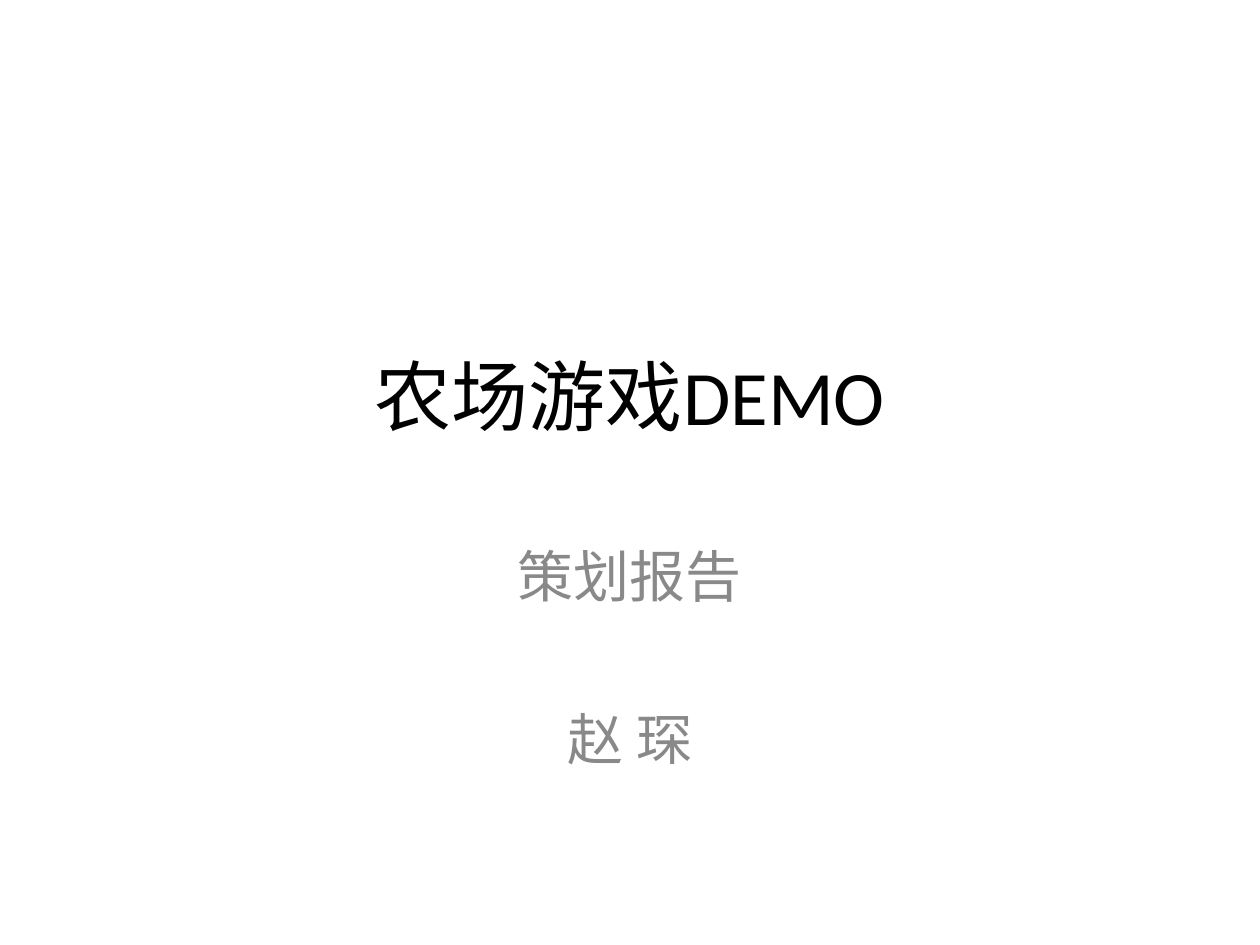
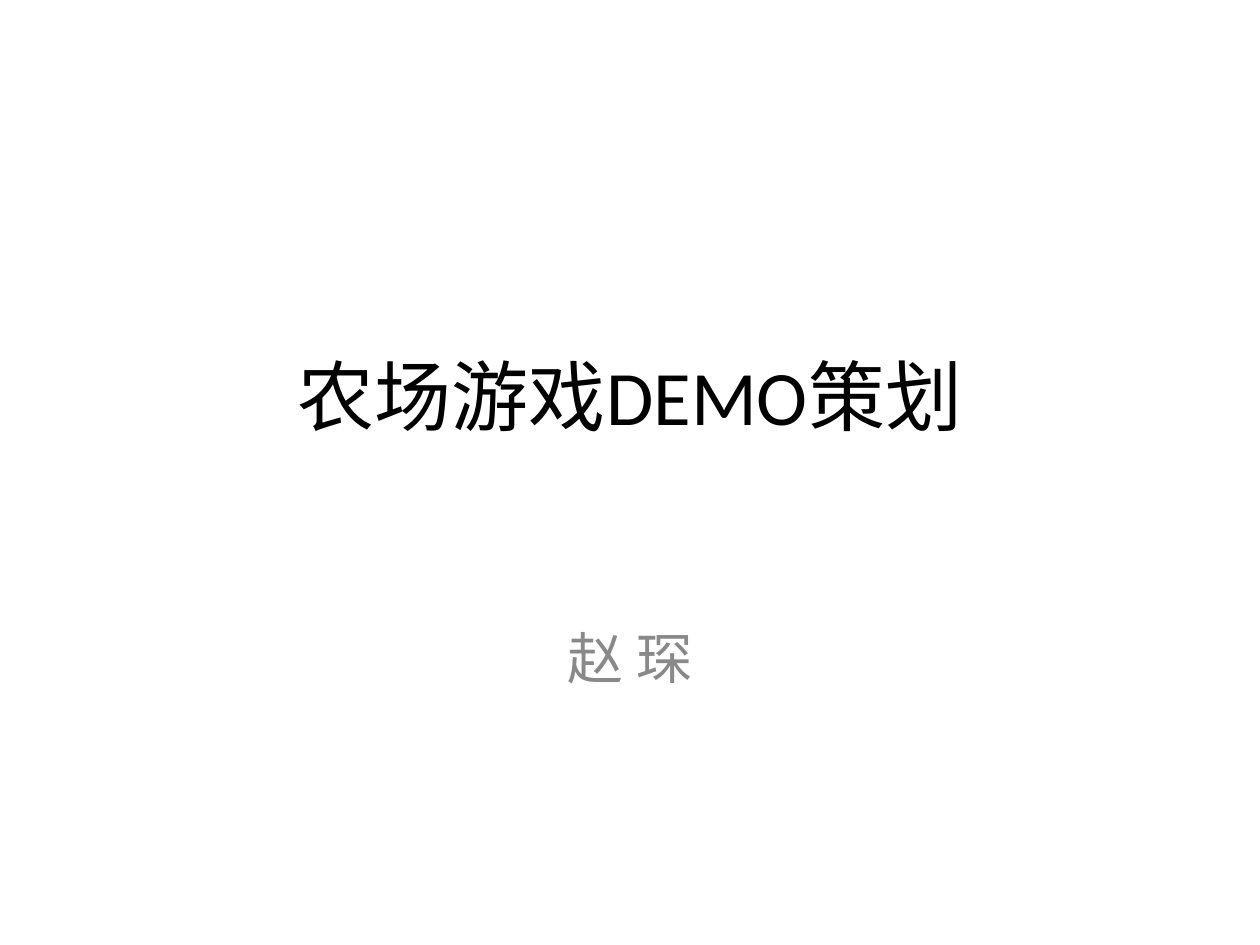
Before and after one commit to sativa/graduate2011, a slide deck: slide 1 of 策划/策划.ppt. Drawn at 1260x945 pixels with LibreOffice and Linux fonts; fonts in the diff are those of the drawing. Boxes give left, top, right and bottom in pixels: in the first picture for what was removed or moved away, otherwise in the second. Text is boxed around its words. In the diff, an @@ line names an element or a change of style, - is before the commit and + after.

```diff
--- a/策划/策划.ppt
+++ b/策划/策划.ppt
@@ title at (298, 360, 962, 432): text changed @@
-农场游戏DEMO
+农场游戏DEMO策划
@@ subtitle at (518, 550, 742, 602): paragraph removed @@
-策划报告
```
Also in this commit, not shown: 6 other slides changed, 7 slides added, 2 slides removed, 2 other files.
